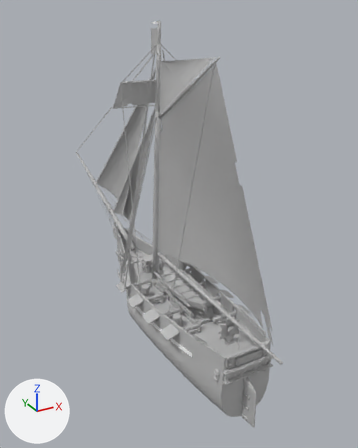
Two versions of the Blender file boats/build/sloop.blend, one commit apart.
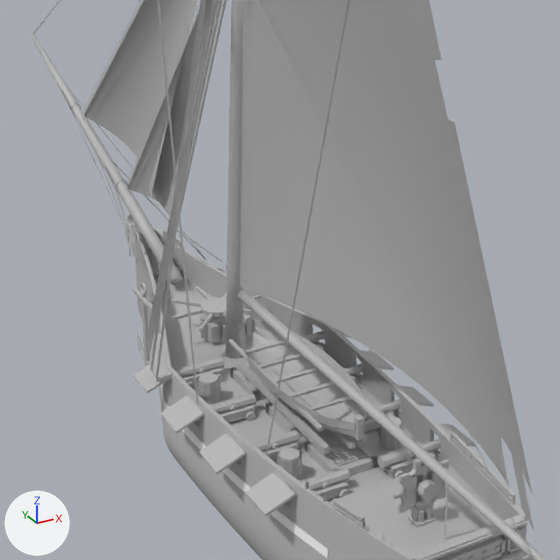
There are two pictures of each version: one whole from a 50 mm lens placed at (-14.1, -26.7, 19.7), pointed at (1.6, 1.8, 5.4), one close up on the part from 18% to 79% of the width and 31% to 80% of the height. Arrows for +X, +Y and +Z are at lower left; the lights stay in place. The older version's two pictures come first.

The first close-up shows 'Boom_Main', 'Bowsprit', 'Bulwarks', 'Deck_Furniture', 'Deck_Main', 'Deck_Quarter', 'Hull', 'Masts', 'Rigging', 'Sails', 'Stern_Carving', 'Wheel' and 29 more.
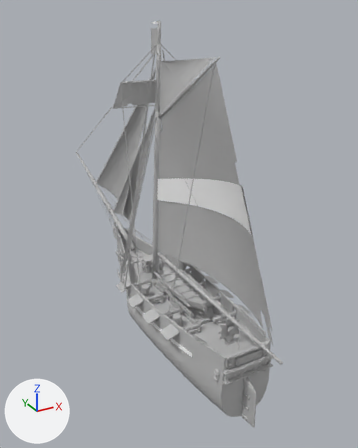
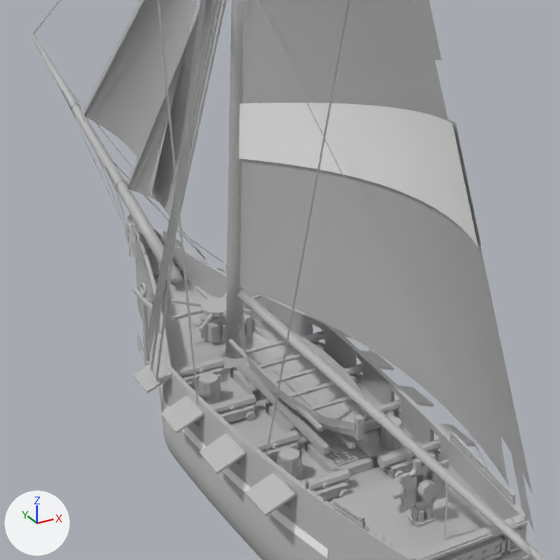
Commit message: Rebuild the ship models with the sail band

Where the change shows, as pixel boxes (x1, y1, x2, y2) in the close-ups (560 x 560 px):
'Sail_Band', added
    after: (239, 103, 482, 247)

Patch to the scene script:
```diff
--- a/boats/build/sloop.blend.py
+++ b/boats/build/sloop.blend.py
@@ mat_sloop_sailband @@
+mat_sloop_sailband = principled_material('Sloop_SailBand')
+mat_sloop_sailband.base_color = (1.0, 1.0, 1.0)  # white #ffffff
+mat_sloop_sailband.roughness = 0.7
@@ me_sail_band @@
+me_sail_band.from_pydata(...)  # 114 vertices, 72 faces; spans x -0.06..1.29, y -8.72..1.86, z 7.52..11.44
+me_sail_band.polygons.foreach_set('use_smooth', [True] * 72)
+me_sail_band.materials.append(mat_sloop_sailband)  # white #ffffff
@@ ob_sail_band @@
+ob_sail_band = bpy.data.objects.new('Sail_Band', me_sail_band)
+ob_sail_band.location = (0.0, 0.0, 0.0)
```
